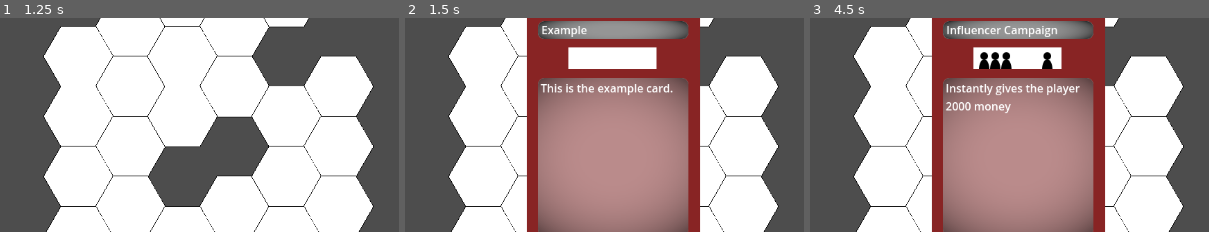
Above: before the commit, frames 1-3 (left to right).
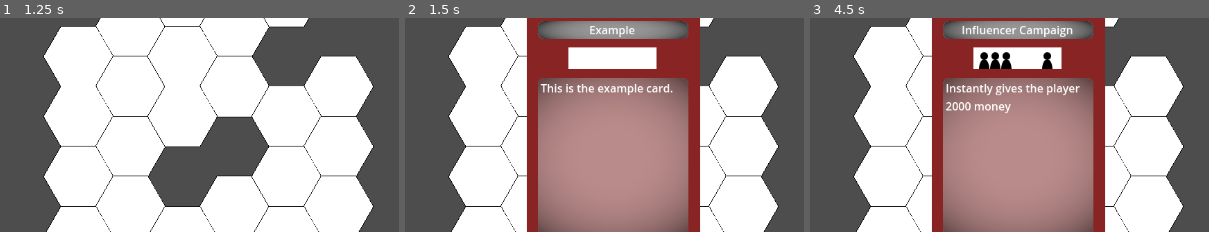
Above: after the commit, the same moments.

Repository: Master-MSE/PA-Puff
Game: Godot game, scene res://GAME/Scenes/Main/main.tscn
The game is run twice, just before and just after one commit, with the same random seed, the same clock (stepped at 60 frames per second) and the same inputs.
Inputs (mouse positions are % of the whole screen's width and height, from its top left):
- Up to frame 1 (1.25 s): click (2, 79) at 0.5 s
- Up to frame 2 (1.5 s): click "Hand Player 1" at 1.25 s
- Up to frame 3 (4.5 s): click "Play card" at 2 s; click (98, 79) at 2.75 s; click "Hand Player 2" at 3.5 s; click (2, 79) at 4.25 s
The pictures show only the part of the screen within x 24-74%, y 18-68%; the shares and areas given below are measured in that part.

Frame 1 is identical in both runs. In frame 2, 0.4% of the frame differs, in the area x 34-58%, y 3-9%; in frame 3, 0.7%, in the area x 34-66%, y 3-9%.

Commit message:
chore: centered the card title

Diff:
--- a/pa-puff-game/GAME/Scenes/Cards/Card.tscn
+++ b/pa-puff-game/GAME/Scenes/Cards/Card.tscn
@@ -42,9 +42,10 @@
 layout_mode = 2
 offset_left = 21.0
 offset_top = 20.0
-offset_right = 271.0
+offset_right = 226.0
 offset_bottom = 43.0
 text = "Hello :)"
+horizontal_alignment = 1
 
 [node name="Description" type="Label" parent="Panel"]
 unique_name_in_owner = true
